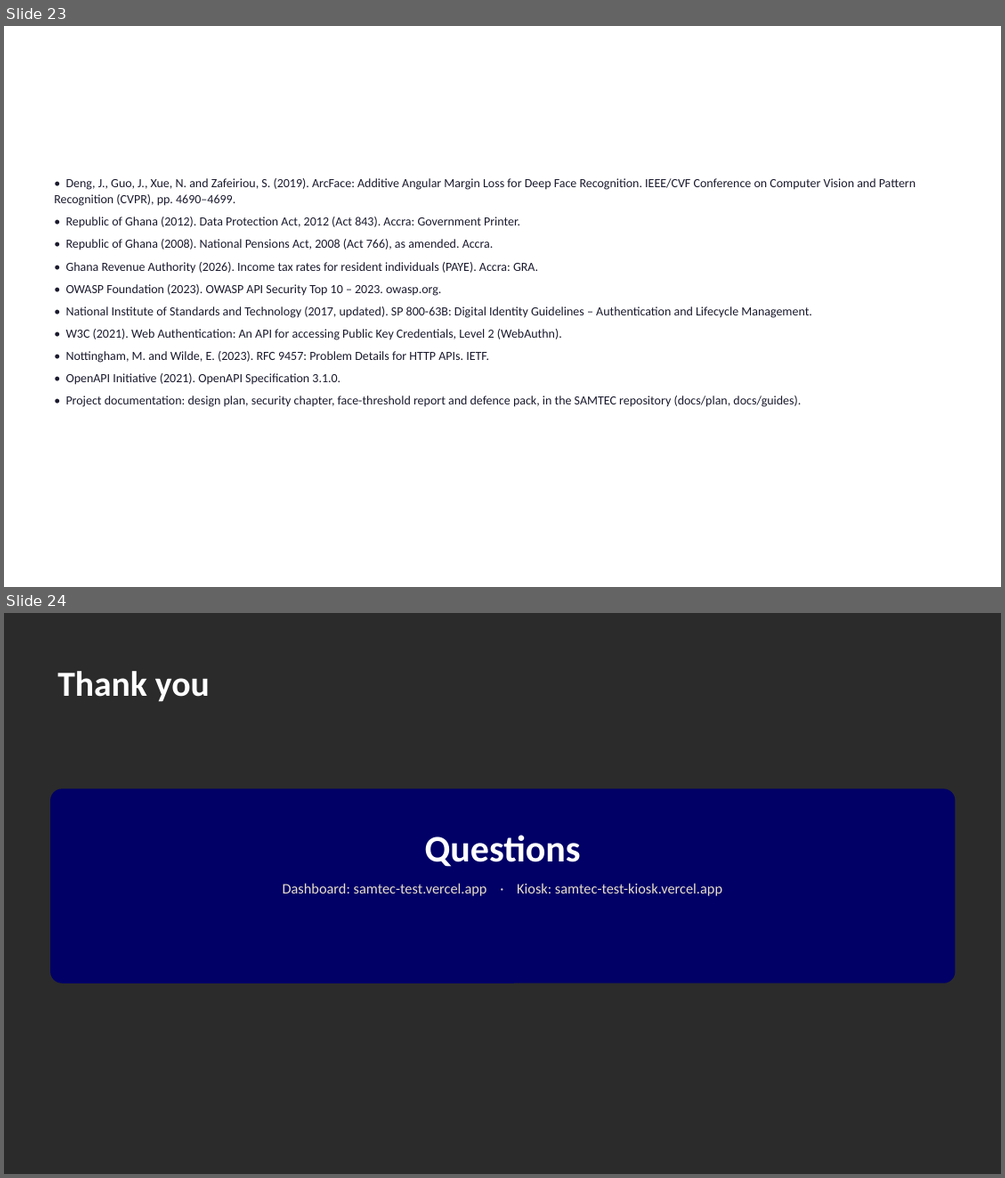
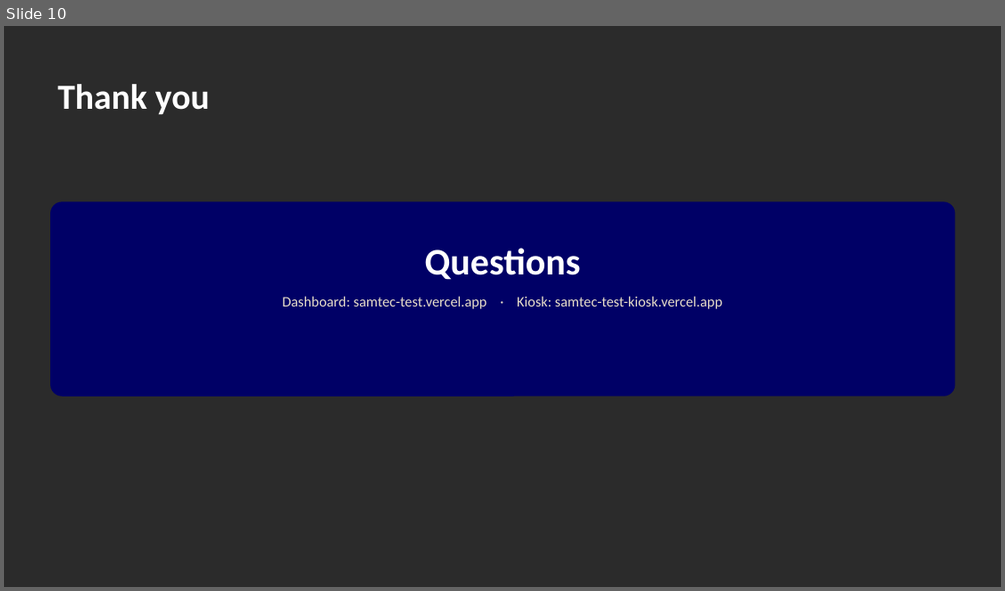
Before and after one commit to TEAM-DEVV/samtec-security-system, a slide deck: docs/guides/SAMTEC-defence-slides.pptx. Shown one above the other, each under a label of ours: slides 23 and 24 before the commit, slide 10 after it. The pictures are 1005x1178 and 1005x591 pixels, drawn with LibreOffice and Linux fonts; fonts in the diff are those of the drawing; background and template pictures are left out; a plain dark background stands for a picture behind light text. Boxes give left, top, right and bottom in pixels: in the first picture for what was removed or moved away, otherwise in the second. Text is boxed around its words. In the diff, an @@ line names an element or a change of style, - is before the commit and + after.

```diff
--- a/docs/guides/SAMTEC-defence-slides.pptx
+++ b/docs/guides/SAMTEC-defence-slides.pptx
@@ slide 23 removed at (4, 26, 1001, 587), background picture (left out) @@
@@ title removed at (50, 57, 955, 132) @@
-References
@@ text removed at (54, 178, 915, 407) @@
-• Deng, J., Guo, J., Xue, N. and Zafeiriou, S. (2019). ArcFace: Additive Angular Margin Loss for Deep Face Recognition. IEEE/CVF Conference on Computer Vision and Pattern Recognition (CVPR), pp. 4690–4699.
-• Republic of Ghana (2012). Data Protection Act, 2012 (Act 843). Accra: Government Printer.
-• Republic of Ghana (2008). National Pensions Act, 2008 (Act 766), as amended. Accra.
-• Ghana Revenue Authority (2026). Income tax rates for resident individuals (PAYE). Accra: GRA.
-• OWASP Foundation (2023). OWASP API Security Top 10 – 2023. owasp.org.
-• National Institute of Standards and Technology (2017, updated). SP 800-63B: Digital Identity Guidelines – Authentication and Lifecycle Management.
-• W3C (2021). Web Authentication: An API for accessing Public Key Credentials, Level 2 (WebAuthn).
-• Nottingham, M. and Wilde, E. (2023). RFC 9457: Problem Details for HTTP APIs. IETF.
-• OpenAPI Initiative (2021). OpenAPI Specification 3.1.0.
-• Project documentation: design plan, security chapter, face-threshold report and defence pack, in the SAMTEC repository (docs/plan, docs/guides).
@@ what was slide 24 is now slide 10 @@
```
Also in this commit, not shown: 2 slides changed, 6 slides added, 19 other slides removed, 1 other file.
